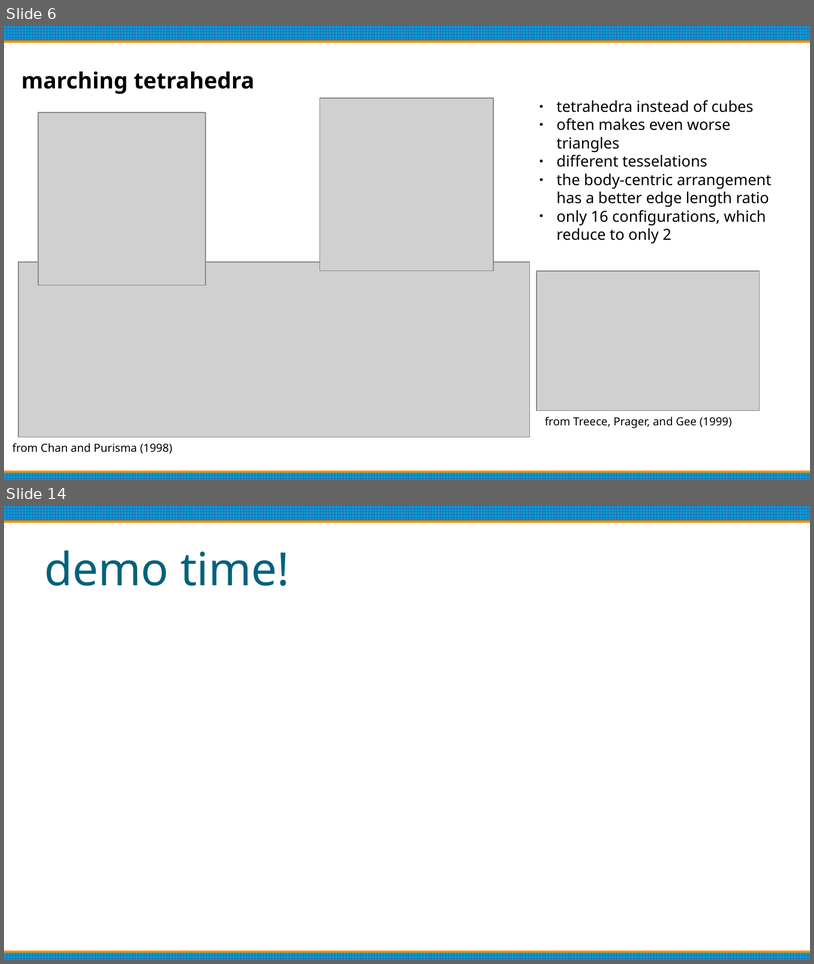
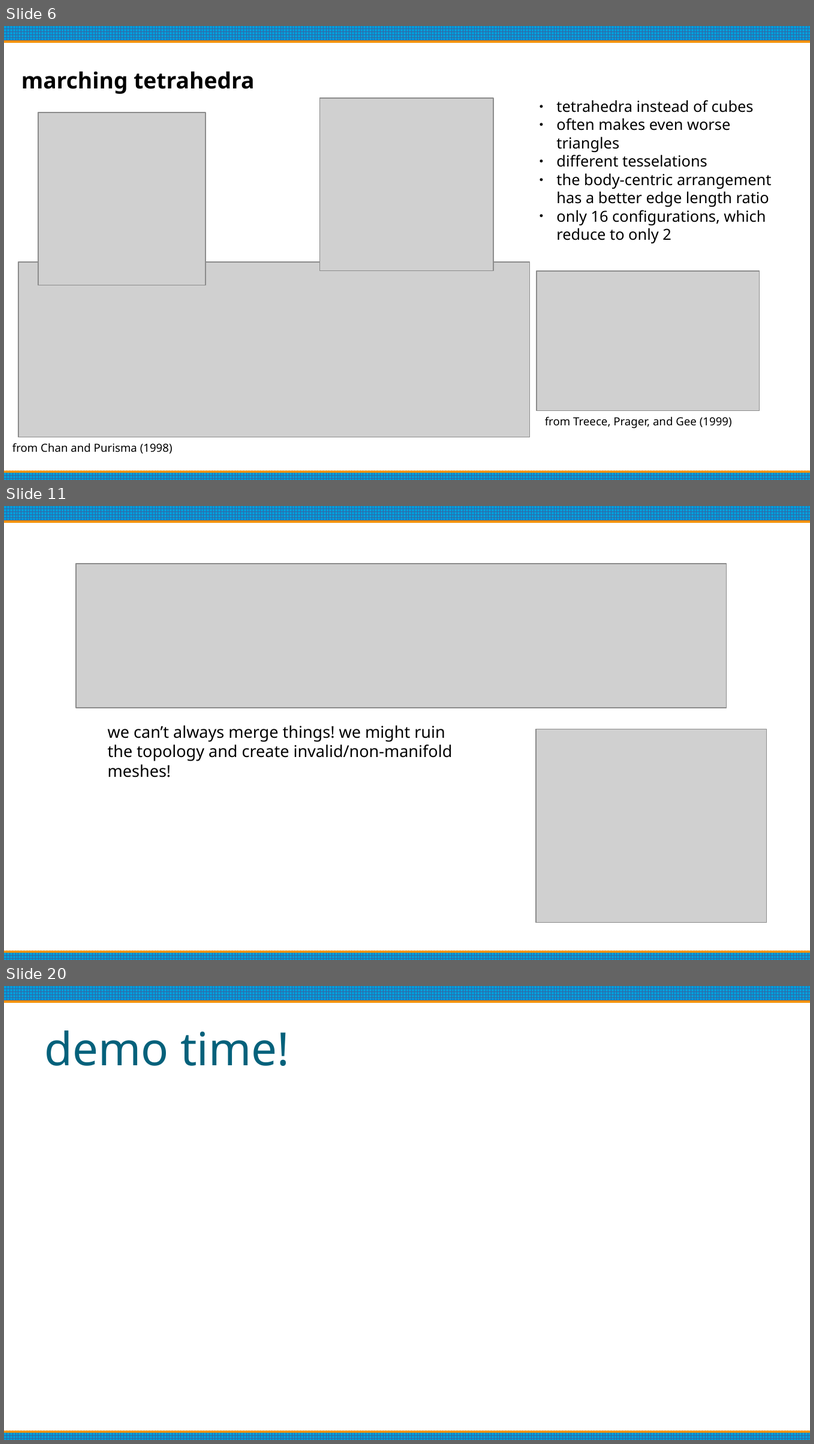
Before and after one commit to oculometric/marching-tetrahedra-fyp, a slide deck: doc/mid project review.odp. Shown one above the other, each under a label of ours: slides 6 and 14 before the commit, slides 6, 11 and 20 after it; the slides between them are not shown. The pictures are 814x964 and 814x1444 pixels, drawn with LibreOffice and Linux fonts; fonts in the diff are those of the drawing; grey boxes stand for pictures. Boxes give left, top, right and bottom in pixels: in the first picture for what was removed or moved away, otherwise in the second. Text is boxed around its words. In the diff, an @@ line names an element or a change of style, - is before the commit and + after.

```diff
--- a/doc/mid project review.odp
+++ b/doc/mid project review.odp
@@ slide 11 added at (x1=4, y1=506, x2=810, y2=960), background #FFFFFF; not listed: 2 template elements that a slide beside it also shows @@
@@ picture added at (x1=76, y1=564, x2=727, y2=708) @@
@@ text added at (x1=108, y1=725, x2=453, y2=777), 16 pt, text #000000 @@
+we can’t always merge things! we might ruin the topology and create invalid/non-manifold meshes!
@@ picture added at (x1=537, y1=729, x2=768, y2=922) @@
@@ what was slide 14 is now slide 20 @@
```
Also in this commit, not shown: 5 slides changed, 7 other slides added, 3 slides removed, 1 other file.
